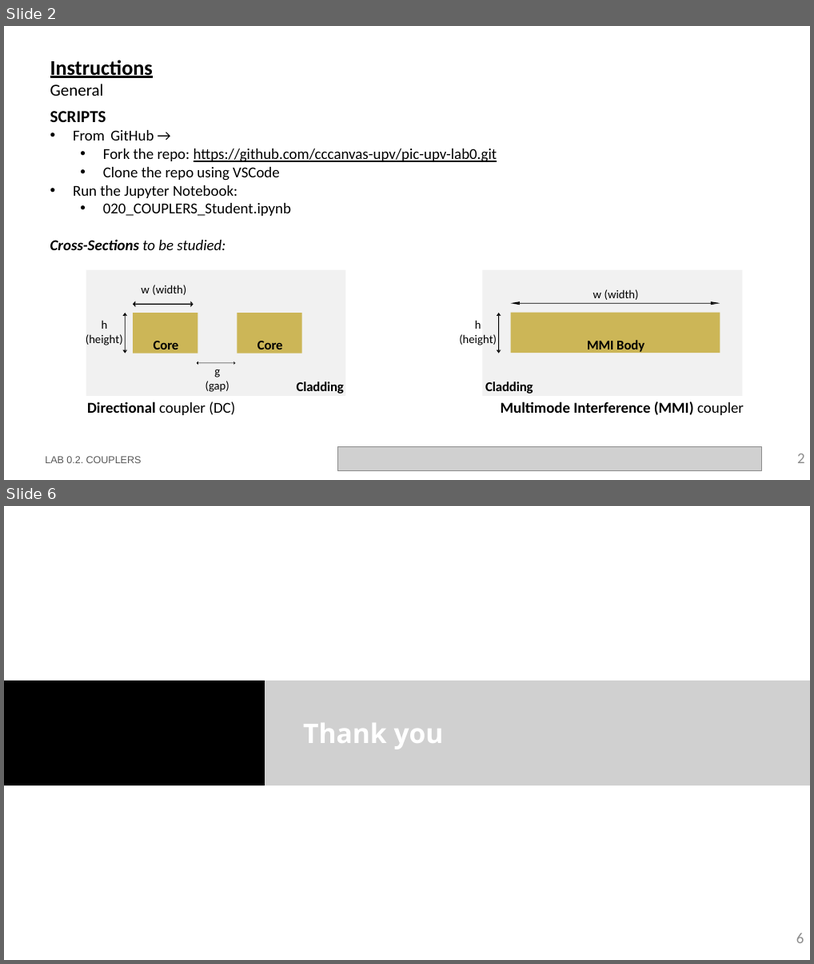
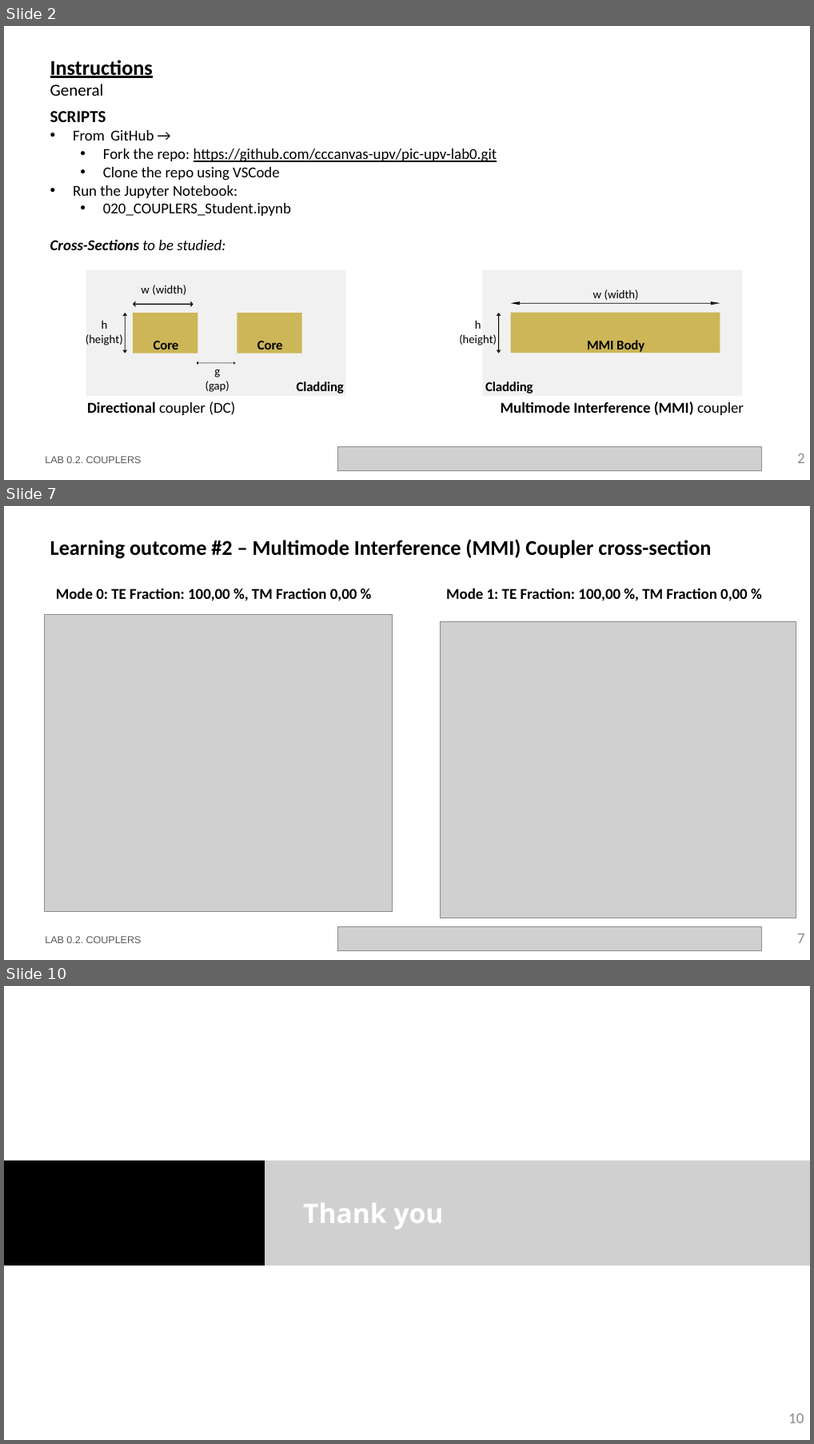
Before and after one commit to niospinamev2/pic-upv-lab0, a slide deck: LabBook_020.pptx. Shown one above the other, each under a label of ours: slides 2 and 6 before the commit, slides 2, 7 and 10 after it; the slides between them are not shown. The pictures are 814x964 and 814x1444 pixels, drawn with LibreOffice and Linux fonts; fonts in the diff are those of the drawing; grey boxes stand for pictures; background and template pictures are left out. Boxes give left, top, right and bottom in pixels: in the first picture for what was removed or moved away, otherwise in the second. Text is boxed around its words. In the diff, an @@ line names an element or a change of style, - is before the commit and + after.

```diff
--- a/LabBook_020.pptx
+++ b/LabBook_020.pptx
@@ slide 7 added at (x1=4, y1=506, x2=810, y2=960), background #FFFFFF @@
@@ title added at (x1=50, y1=539, x2=711, y2=559), 25 pt, text #000000, bold @@
+Learning outcome #2 – Multimode Interference (MMI) Coupler cross-section
@@ text added at (x1=56, y1=588, x2=358, y2=601), 18 pt, text #000000, bold @@
+Mode 0: TE Fraction: 100,00 %, TM Fraction 0,00 %
@@ text added at (x1=446, y1=588, x2=748, y2=601), 18 pt, text #000000, bold @@
+Mode 1: TE Fraction: 100,00 %, TM Fraction 0,00 %
@@ picture added at (x1=45, y1=614, x2=393, y2=911) @@
@@ picture added at (x1=441, y1=621, x2=797, y2=918) @@
@@ text added at (x1=45, y1=936, x2=142, y2=943), 12 pt, text #585858 @@
+LAB 0.2. COUPLERS
@@ picture added at (x1=338, y1=927, x2=762, y2=951) @@
@@ page number added at (x1=798, y1=933, x2=806, y2=943), 18 pt, text #8C8C8C @@
+7
@@ what was slide 6 is now slide 10 @@
@@ page number at (x1=789, y1=1413, x2=804, y2=1423): text changed @@
-6
+10
```
Also in this commit, not shown: 3 slides changed, 3 other slides added, 16 other files.
